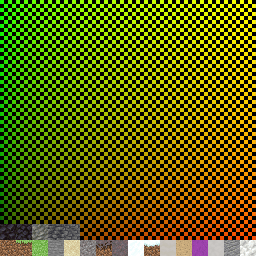
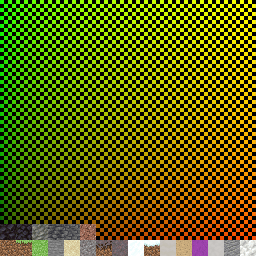
Comparing the layer stacks of the two 256×256 images. Changes:
painted on "blocks" over (x1=80, y1=224, x2=96, y2=240)
